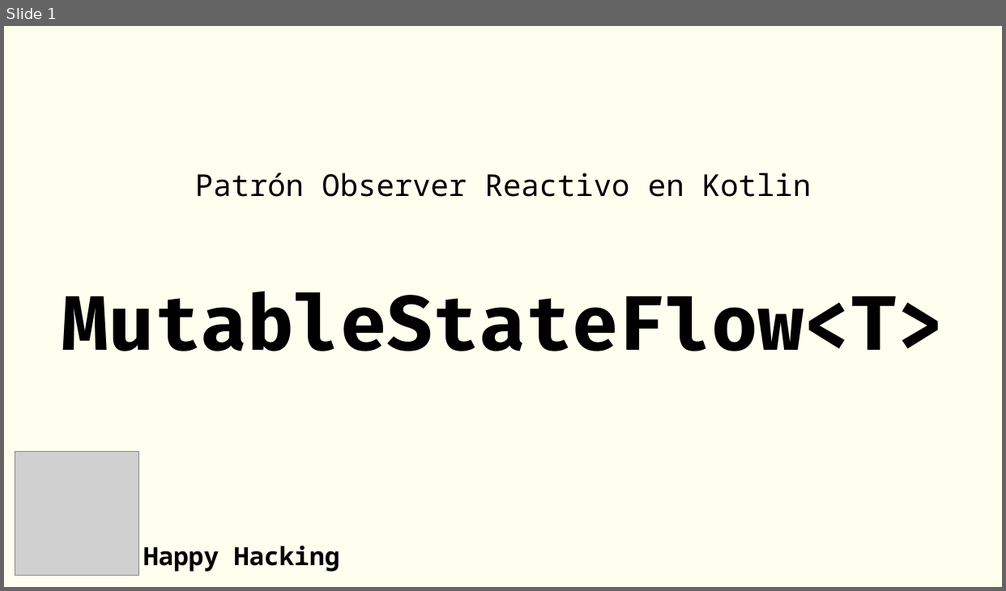
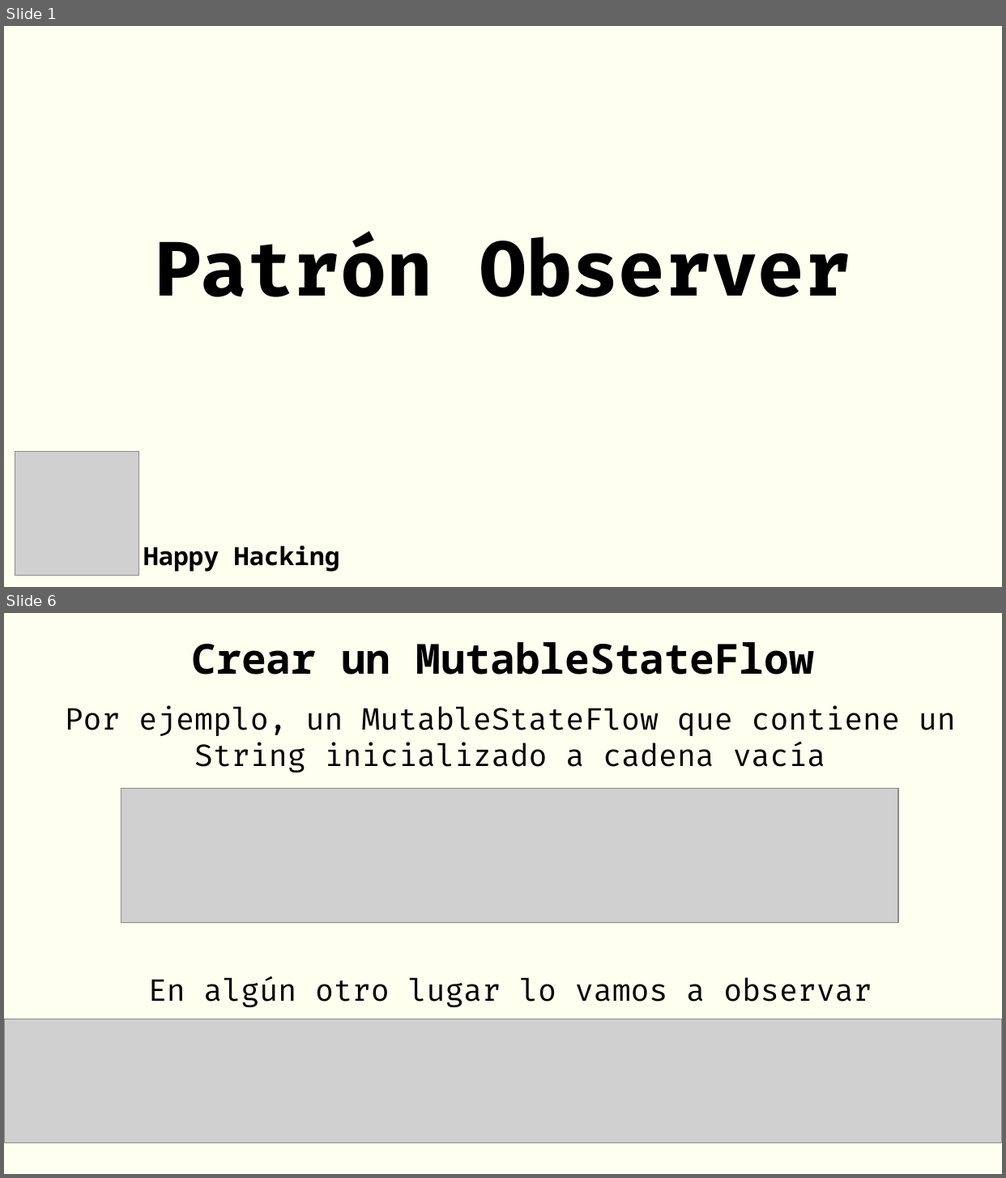
Before and after one commit to rgmf/psp, a slide deck: ut/02_programacion_multihilo/presentacion/mutable_state_flow.odp. Shown one above the other, each under a label of ours: slide 1 before the commit, slides 1 and 6 after it; the slides between them are not shown. The pictures are 1006x591 and 1006x1178 pixels, drawn with LibreOffice and Linux fonts; fonts in the diff are those of the drawing; grey boxes stand for pictures. Boxes give left, top, right and bottom in pixels: in the first picture for what was removed or moved away, otherwise in the second. Text is boxed around its words. In the diff, an @@ line names an element or a change of style, - is before the commit and + after.

```diff
--- a/ut/02_programacion_multihilo/presentacion/mutable_state_flow.odp
+++ b/ut/02_programacion_multihilo/presentacion/mutable_state_flow.odp
@@ slide 6 added at (4,613,1002,1174), background #FFFFF0 @@
@@ title added at (192,642,814,675), 33 pt, text #000000, bold @@
+Crear un MutableStateFlow
@@ text added at (65,706,956,773), 24 pt, text #000000 @@
+Por ejemplo, un MutableStateFlow que contiene un String inicializado a cadena vacía
@@ picture added at (121,789,899,923) @@
@@ text added at (148,977,872,1007), 24 pt, text #000000 @@
+En algún otro lugar lo vamos a observar
@@ picture added at (4,1020,1002,1144) @@
@@ slide 1 changed as well @@
@@ subtitle at (155,235,850,297): text changed; size 24 to 60 pt; font Noto Sans Mono to Fira Code; bold on @@
-Patrón Observer Reactivo en Kotlin
-MutableStateFlow<T>
+Patrón Observer
```
Also in this commit, not shown: 6 other slides added, 29 slides removed, 2 other files.
